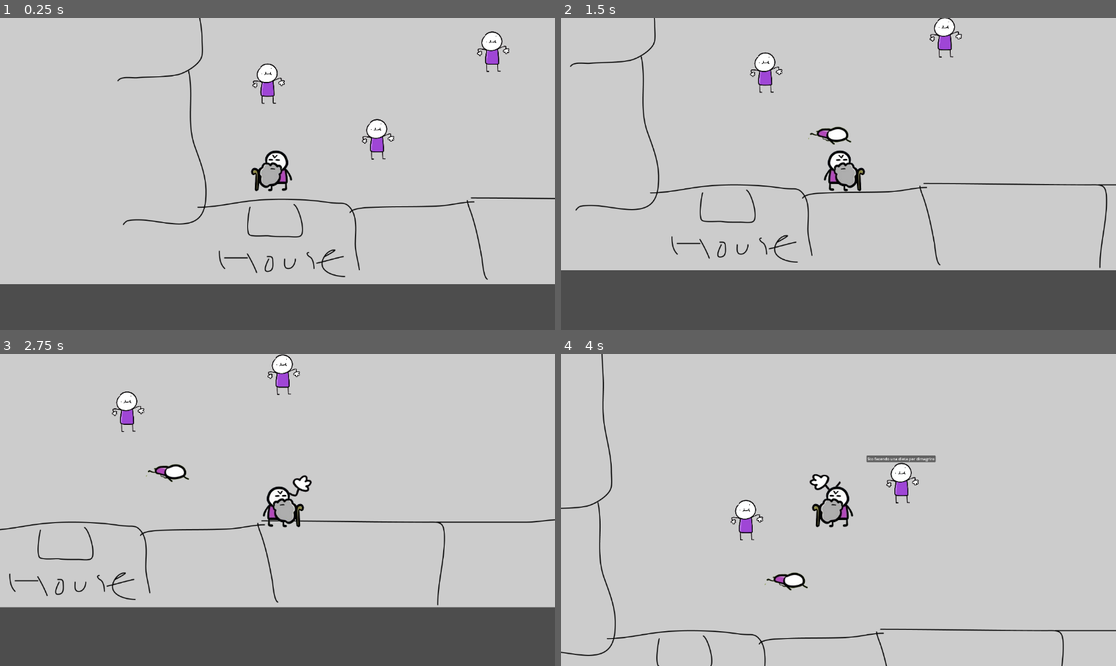
Above: before the commit, frames 1-4 (two rows, left to right).
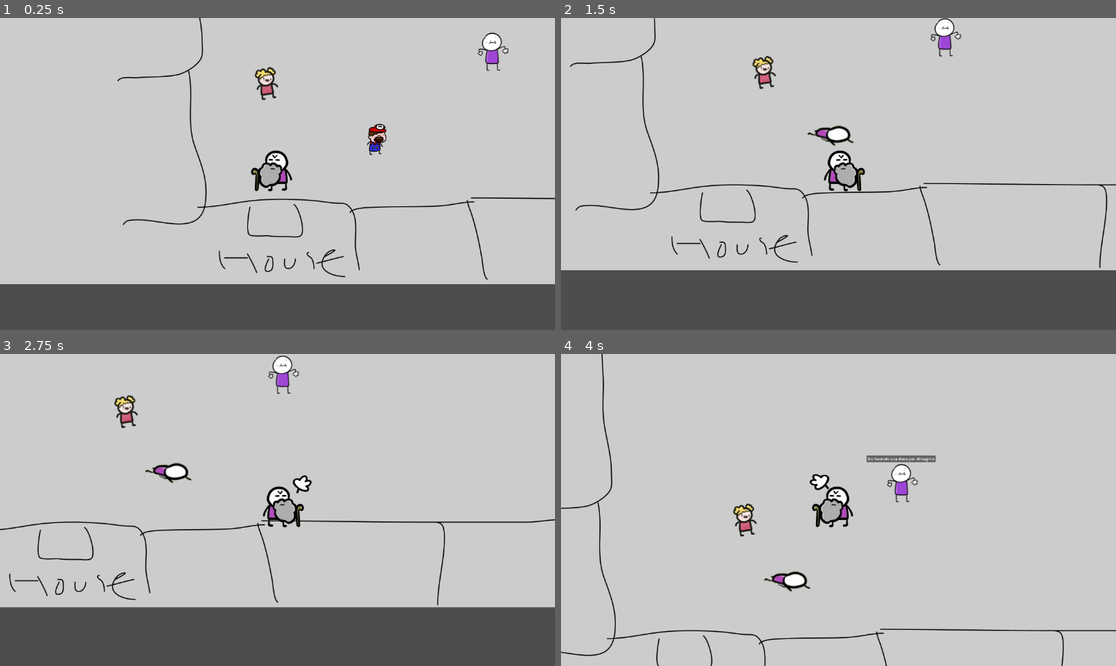
Above: after the commit, the same moments.

Repository: Athryell/Slap_game
Game: Godot game, scene res://Scenes/world.tscn
Same seed, same stepped clock (60 frames per second), same inputs: the game is played once before the commit and once after it.
Inputs:
- Up to frame 1 (0.25 s): no input
- Up to frame 2 (1.5 s): hold D (move_right) 0.53-1.28 s; tap Space (slap_basic) at 0.6, 1.35 s; hold S (move_down) from 1.28 s (still down)
- Up to frame 3 (2.75 s): release S (move_down) at 2.03 s; hold D (move_right) from 2.03 s (still down); tap Space (slap_basic) at 2.1 s
- Up to frame 4 (4 s): release D (move_right) at 2.78 s; hold W (move_up) 2.78-3.53 s; tap Space (slap_basic) at 2.85, 3.6 s; hold A (move_left) from 3.53 s (still down)

The runs differ from the first frame. In frame 1, 0.9% of the frame differs, in the area x 45-92%, y 4-46%; in frame 2, 0.7%; in frame 3, 0.8%; in frame 4, 0.8%.

Commit message:
Added and modified some placeholder sprites for tests

Diff:
--- a/Scenes/Characters/Player/player.tscn
+++ b/Scenes/Characters/Player/player.tscn
@@ -2,7 +2,7 @@
 
 [ext_resource type="Script" path="res://Scenes/Characters/Player/player.gd" id="1_otwnl"]
 [ext_resource type="Texture2D" uid="uid://b35vut12e0cdx" path="res://Assets/Images/characters/players/old guy.png" id="1_w1b8n"]
-[ext_resource type="Texture2D" uid="uid://desp3xwgisjv7" path="res://Assets/Images/hands/hand.png" id="2_7mi78"]
+[ext_resource type="Texture2D" uid="uid://rhrgfka3rno" path="res://Assets/Images/hands/hand 2.png" id="3_1mfhk"]
 [ext_resource type="Script" path="res://Scenes/hand.gd" id="3_q6q66"]
 [ext_resource type="AudioStream" uid="uid://c5i1g2uxnqdyn" path="res://Assets/audio/sfx/soft-quick-punch.mp3" id="4_2pl23"]
 [ext_resource type="AudioStream" uid="uid://crf48xkeli8jc" path="res://Assets/audio/sfx/mixkit-fast-sword-whoosh-2792.mp3" id="5_3r3n4"]
@@ -109,6 +109,106 @@
 "transitions": PackedFloat32Array(1),
 "update": 0,
 "values": [Vector2(0, 0)]
+}
+
+[sub_resource type="Animation" id="Animation_0svjp"]
+resource_name = "slap_left"
+length = 0.8
+tracks/0/type = "value"
+tracks/0/imported = false
+tracks/0/enabled = true
+tracks/0/path = NodePath(".:rotation")
+tracks/0/interp = 1
+tracks/0/loop_wrap = true
+tracks/0/keys = {
+"times": PackedFloat32Array(0.0333333, 0.566667, 0.666667, 0.766667),
+"transitions": PackedFloat32Array(1, 1, 1, 1),
+"update": 0,
+"values": [-1.39626, 0.0436332, -0.574213, -1.97048]
+}
+tracks/1/type = "value"
+tracks/1/imported = false
+tracks/1/enabled = true
+tracks/1/path = NodePath(".:skew")
+tracks/1/interp = 1
+tracks/1/loop_wrap = true
+tracks/1/keys = {
+"times": PackedFloat32Array(0.0333333, 0.566667, 0.666667, 0.766667),
+"transitions": PackedFloat32Array(1, 1, 1, 1),
+"update": 0,
+"values": [0.0, -0.427606, -0.729548, -0.190241]
+}
+tracks/2/type = "value"
+tracks/2/imported = false
+tracks/2/enabled = true
+tracks/2/path = NodePath(".:scale")
+tracks/2/interp = 1
+tracks/2/loop_wrap = true
+tracks/2/keys = {
+"times": PackedFloat32Array(0.0333333, 0.566667, 0.666667, 0.766667),
+"transitions": PackedFloat32Array(1, 1, 1, 1),
+"update": 0,
+"values": [Vector2(1, 1), Vector2(1.345, 1.345), Vector2(1, 1), Vector2(0.855, 0.855)]
+}
+tracks/3/type = "value"
+tracks/3/imported = false
+tracks/3/enabled = true
+tracks/3/path = NodePath(".:visible")
+tracks/3/interp = 1
+tracks/3/loop_wrap = true
+tracks/3/keys = {
+"times": PackedFloat32Array(0, 0.8),
+"transitions": PackedFloat32Array(1, 1),
+"update": 1,
+"values": [true, false]
+}
+tracks/4/type = "value"
+tracks/4/imported = false
+tracks/4/enabled = true
+tracks/4/path = NodePath("Area2D/CollisionShape2D:disabled")
+tracks/4/interp = 1
+tracks/4/loop_wrap = true
+tracks/4/keys = {
+"times": PackedFloat32Array(0, 0.566667, 0.766667),
+"transitions": PackedFloat32Array(1, 1, 1),
+"update": 1,
+"values": [true, false, true]
+}
+tracks/5/type = "value"
+tracks/5/imported = false
+tracks/5/enabled = true
+tracks/5/path = NodePath("SwingAudioStreamPlayer:playing")
+tracks/5/interp = 1
+tracks/5/loop_wrap = true
+tracks/5/keys = {
+"times": PackedFloat32Array(0.533333),
+"transitions": PackedFloat32Array(1),
+"update": 1,
+"values": [true]
+}
+tracks/6/type = "value"
+tracks/6/imported = false
+tracks/6/enabled = true
+tracks/6/path = NodePath("Sprite2D:flip_h")
+tracks/6/interp = 1
+tracks/6/loop_wrap = true
+tracks/6/keys = {
+"times": PackedFloat32Array(0),
+"transitions": PackedFloat32Array(1),
+"update": 1,
+"values": [true]
+}
+tracks/7/type = "value"
+tracks/7/imported = false
+tracks/7/enabled = true
+tracks/7/path = NodePath(".:position")
+tracks/7/interp = 1
+tracks/7/loop_wrap = true
+tracks/7/keys = {
+"times": PackedFloat32Array(0, 0.666667, 0.8),
+"transitions": PackedFloat32Array(1, 1, 1),
+"update": 0,
+"values": [Vector2(0, 0), Vector2(-17.605, 0), Vector2(0, 0)]
 }
 
 [sub_resource type="Animation" id="Animation_5on8c"]
@@ -199,106 +299,6 @@
 "values": [false]
 }
 
-[sub_resource type="Animation" id="Animation_0svjp"]
-resource_name = "slap_left"
-length = 0.8
-tracks/0/type = "value"
-tracks/0/imported = false
-tracks/0/enabled = true
-tracks/0/path = NodePath(".:rotation")
-tracks/0/interp = 1
-tracks/0/loop_wrap = true
-tracks/0/keys = {
-"times": PackedFloat32Array(0.0333333, 0.566667, 0.666667, 0.766667),
-"transitions": PackedFloat32Array(1, 1, 1, 1),
-"update": 0,
-"values": [-1.39626, 0.0436332, -0.574213, -1.97048]
-}
-tracks/1/type = "value"
-tracks/1/imported = false
-tracks/1/enabled = true
-tracks/1/path = NodePath(".:skew")
-tracks/1/interp = 1
-tracks/1/loop_wrap = true
-tracks/1/keys = {
-"times": PackedFloat32Array(0.0333333, 0.566667, 0.666667, 0.766667),
-"transitions": PackedFloat32Array(1, 1, 1, 1),
-"update": 0,
-"values": [0.0, -0.427606, -0.729548, -0.190241]
-}
-tracks/2/type = "value"
-tracks/2/imported = false
-tracks/2/enabled = true
-tracks/2/path = NodePath(".:scale")
-tracks/2/interp = 1
-tracks/2/loop_wrap = true
-tracks/2/keys = {
-"times": PackedFloat32Array(0.0333333, 0.566667, 0.666667, 0.766667),
-"transitions": PackedFloat32Array(1, 1, 1, 1),
-"update": 0,
-"values": [Vector2(1, 1), Vector2(1.345, 1.345), Vector2(1, 1), Vector2(0.855, 0.855)]
-}
-tracks/3/type = "value"
-tracks/3/imported = false
-tracks/3/enabled = true
-tracks/3/path = NodePath(".:visible")
-tracks/3/interp = 1
-tracks/3/loop_wrap = true
-tracks/3/keys = {
-"times": PackedFloat32Array(0, 0.8),
-"transitions": PackedFloat32Array(1, 1),
-"update": 1,
-"values": [true, false]
-}
-tracks/4/type = "value"
-tracks/4/imported = false
-tracks/4/enabled = true
-tracks/4/path = NodePath("Area2D/CollisionShape2D:disabled")
-tracks/4/interp = 1
-tracks/4/loop_wrap = true
-tracks/4/keys = {
-"times": PackedFloat32Array(0, 0.566667, 0.766667),
-"transitions": PackedFloat32Array(1, 1, 1),
-"update": 1,
-"values": [true, false, true]
-}
-tracks/5/type = "value"
-tracks/5/imported = false
-tracks/5/enabled = true
-tracks/5/path = NodePath("SwingAudioStreamPlayer:playing")
-tracks/5/interp = 1
-tracks/5/loop_wrap = true
-tracks/5/keys = {
-"times": PackedFloat32Array(0.533333),
-"transitions": PackedFloat32Array(1),
-"update": 1,
-"values": [true]
-}
-tracks/6/type = "value"
-tracks/6/imported = false
-tracks/6/enabled = true
-tracks/6/path = NodePath("Sprite2D:flip_h")
-tracks/6/interp = 1
-tracks/6/loop_wrap = true
-tracks/6/keys = {
-"times": PackedFloat32Array(0),
-"transitions": PackedFloat32Array(1),
-"update": 1,
-"values": [true]
-}
-tracks/7/type = "value"
-tracks/7/imported = false
-tracks/7/enabled = true
-tracks/7/path = NodePath(".:position")
-tracks/7/interp = 1
-tracks/7/loop_wrap = true
-tracks/7/keys = {
-"times": PackedFloat32Array(0, 0.666667, 0.8),
-"transitions": PackedFloat32Array(1, 1, 1),
-"update": 0,
-"values": [Vector2(0, 0), Vector2(-17.605, 0), Vector2(0, 0)]
-}
-
 [sub_resource type="AnimationLibrary" id="AnimationLibrary_h25lp"]
 _data = {
 "RESET": SubResource("Animation_oh6pn"),
@@ -344,7 +344,7 @@
 [node name="Sprite2D" type="Sprite2D" parent="Hand"]
 position = Vector2(20, -52)
 scale = Vector2(0.628571, 0.628571)
-texture = ExtResource("2_7mi78")
+texture = ExtResource("3_1mfhk")
 flip_v = true
 
 [node name="HandAnim" type="AnimationPlayer" parent="Hand"]
--- a/Scenes/Characters/base_character.gd
+++ b/Scenes/Characters/base_character.gd
@@ -4,9 +4,15 @@
 @export var achievement: Global.ACHIEVEMENT
 @export var max_amount_slap: int = 1
 
+@export var sprite_image_base: Texture2D
+
+@onready var sprite_base: Sprite2D = $CharacterSpriteNormal
 @onready var slap_taken: int = 0
+@onready var collider: CollisionShape2D = $CollisionShape2D
 
-@onready var collider: CollisionShape2D = $CollisionShape2D
+func _ready() -> void:
+	sprite_base.texture = sprite_image_base #TODO NEXT: CHECK THIS
+
 
 func deal_slap():
 	slap_taken += 1
--- a/Scenes/Characters/people_character.tscn
+++ b/Scenes/Characters/people_character.tscn
@@ -13,13 +13,11 @@
 
 [node name="CharacterSpriteNormal" type="Sprite2D" parent="."]
 position = Vector2(-9.53674e-07, -7)
-scale = Vector2(0.259259, 0.259259)
 texture = ExtResource("1_vbo7x")
 
 [node name="CharacterSpriteFaint" type="Sprite2D" parent="."]
 visible = false
 position = Vector2(3, 15)
-scale = Vector2(0.77193, 0.77193)
 texture = ExtResource("3_xc8hg")
 
 [node name="CollisionShape2D" type="CollisionShape2D" parent="."]
--- a/Scenes/Collectibles/butterfly_character.tscn
+++ b/Scenes/Collectibles/butterfly_character.tscn
@@ -5,16 +5,18 @@
 [ext_resource type="Script" path="res://Components/aim_movement_component.gd" id="3_2jn3v"]
 
 [sub_resource type="CircleShape2D" id="CircleShape2D_e4oc7"]
+radius = 12.0
 
 [node name="Butterfly" type="Area2D"]
 collision_layer = 2
 collision_mask = 0
 script = ExtResource("1_t0bg3")
 type = 1
+sprite_image_base = ExtResource("2_fduws")
 
-[node name="Sprite2D" type="Sprite2D" parent="."]
+[node name="CharacterSpriteNormal" type="Sprite2D" parent="."]
 position = Vector2(-0.25, -1.24828)
-scale = Vector2(0.0561927, 0.0561927)
+scale = Vector2(0.3, 0.3)
 texture = ExtResource("2_fduws")
 
 [node name="CollisionShape2D" type="CollisionShape2D" parent="."]
--- a/Scenes/Collectibles/mosquito_character.tscn
+++ b/Scenes/Collectibles/mosquito_character.tscn
@@ -5,20 +5,21 @@
 [ext_resource type="Script" path="res://Components/aim_movement_component.gd" id="3_tf27q"]
 
 [sub_resource type="CircleShape2D" id="CircleShape2D_blnwr"]
+radius = 12.0
 
 [node name="Mosquito" type="Area2D"]
 collision_layer = 2
 collision_mask = 0
 script = ExtResource("1_llv05")
 type = 2
+sprite_image_base = ExtResource("2_qwy01")
 
 [node name="CollisionShape2D" type="CollisionShape2D" parent="."]
 shape = SubResource("CircleShape2D_blnwr")
 
-[node name="Sprite2D" type="Sprite2D" parent="."]
+[node name="CharacterSpriteNormal" type="Sprite2D" parent="."]
 self_modulate = Color(0, 0, 0, 1)
-scale = Vector2(0.05, 0.05)
-texture = ExtResource("2_qwy01")
+scale = Vector2(0.3, 0.3)
 
 [node name="AimMovementComponent" type="Node" parent="."]
 script = ExtResource("3_tf27q")
--- a/Scenes/Locations/square.tscn
+++ b/Scenes/Locations/square.tscn
@@ -1,12 +1,16 @@
-[gd_scene load_steps=14 format=3 uid="uid://dpfrr66nhogrh"]
+[gd_scene load_steps=18 format=3 uid="uid://dpfrr66nhogrh"]
 
 [ext_resource type="Script" path="res://Scenes/Locations/square.gd" id="1_tv3b4"]
 [ext_resource type="Texture2D" uid="uid://dtujfineklugp" path="res://Assets/Images/Background/Square.png" id="2_ts71b"]
 [ext_resource type="PackedScene" uid="uid://x6axhovx7bm7" path="res://Scenes/change_scene_trigger.tscn" id="3_1da5n"]
 [ext_resource type="PackedScene" uid="uid://bm7bb478qnqnb" path="res://Scenes/spawner.tscn" id="3_hdrgv"]
 [ext_resource type="PackedScene" uid="uid://ddd4qbwvdrfrp" path="res://Components/dialogue_component.tscn" id="5_f41xw"]
+[ext_resource type="Texture2D" uid="uid://x88g0wvsoy26" path="res://Assets/Images/characters/faint_character.png" id="6_ltp3o"]
+[ext_resource type="Texture2D" uid="uid://bt86wsgyrf10b" path="res://Assets/Images/characters/girl.png" id="7_52hyn"]
+[ext_resource type="Texture2D" uid="uid://dyxtbsdbjyvsk" path="res://Assets/Images/characters/base_character.png" id="7_e1xxv"]
 [ext_resource type="PackedScene" uid="uid://ckeg0pg2y5gmu" path="res://Scenes/Characters/people_character.tscn" id="8_na3ma"]
 [ext_resource type="Script" path="res://Components/marker_movement_component.gd" id="9_da8jy"]
+[ext_resource type="Texture2D" uid="uid://bnet8iu7in7qh" path="res://Assets/Images/characters/mario.png" id="11_3jx2l"]
 
 [sub_resource type="RectangleShape2D" id="RectangleShape2D_frnb2"]
 size = Vector2(2432, 1934)
@@ -110,8 +114,10 @@
 
 [node name="WalkCharacterTEST" parent="Characters" instance=ExtResource("8_na3ma")]
 position = Vector2(-530, 439)
+sprite_image_faint = ExtResource("6_ltp3o")
 faction = 1
 achievement = 1
+sprite_image_base = ExtResource("7_52hyn")
 
 [node name="MarkerMovementComponent" type="Node" parent="Characters/WalkCharacterTEST"]
 script = ExtResource("9_da8jy")
@@ -121,7 +127,9 @@
 
 [node name="ChattyCharTEST" parent="Characters" instance=ExtResource("8_na3ma")]
 position = Vector2(-45, 374)
+sprite_image_faint = ExtResource("6_ltp3o")
 faction = 2
+sprite_image_base = ExtResource("7_e1xxv")
 metadata/_edit_group_ = true
 
 [node name="DialogueComponent" parent="Characters/ChattyCharTEST" instance=ExtResource("5_f41xw")]
@@ -132,7 +140,9 @@
 
 [node name="ChattyCharTESToneline" parent="Characters" instance=ExtResource("8_na3ma")]
 position = Vector2(-284, 556)
+sprite_image_faint = ExtResource("6_ltp3o")
 faction = 2
+sprite_image_base = ExtResource("11_3jx2l")
 metadata/_edit_group_ = true
 
 [node name="DialogueComponent" parent="Characters/ChattyCharTESToneline" instance=ExtResource("5_f41xw")]
--- a/people_character.gd
+++ b/people_character.gd
@@ -1,10 +1,15 @@
 class_name PeopleCharacter extends BaseCharacter
 
-@onready var sprite_normal: Sprite2D = $CharacterSpriteNormal
+@export var sprite_image_faint: Texture2D
+
 @onready var sprite_faint: Sprite2D = $CharacterSpriteFaint
+
+func _ready() -> void:
+	super()
+	sprite_faint.texture = sprite_image_faint
 
 func _defeat():
 	super()
 
-	sprite_normal.set_visible(false)
+	sprite_base.set_visible(false)
 	sprite_faint.set_visible(true)
Binary file added: Assets/Images/characters/animal.png
Not shown, added: Assets/Images/characters/animal.png.import
Binary file changed: Assets/Images/characters/base_character.png
Binary file added: Assets/Images/characters/boy.png
Not shown, added: Assets/Images/characters/boy.png.import
Binary file removed: Assets/Images/characters/crazy_character.png
Binary file changed: Assets/Images/characters/faint_character.png
Binary file added: Assets/Images/characters/girl.png
Not shown, added: Assets/Images/characters/girl.png.import
Binary file changed: Assets/Images/characters/insect.png
Binary file added: Assets/Images/characters/man.png
Not shown, added: Assets/Images/characters/man.png.import
(and 7 more such lines)
